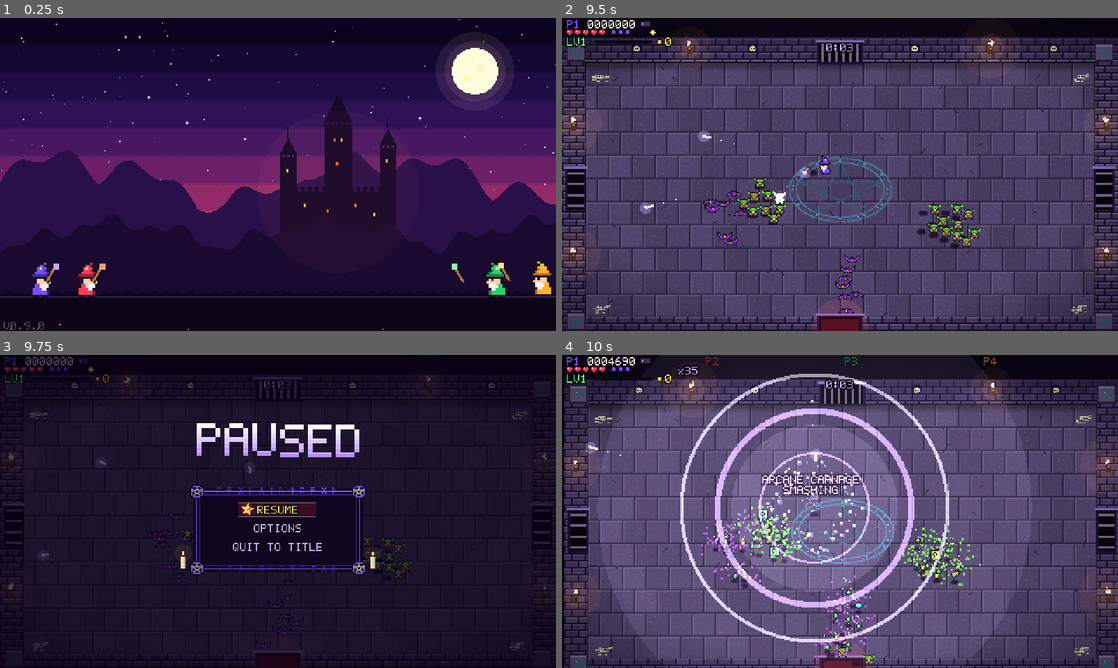
Above: before the commit, frames 1-4 (two rows, left to right).
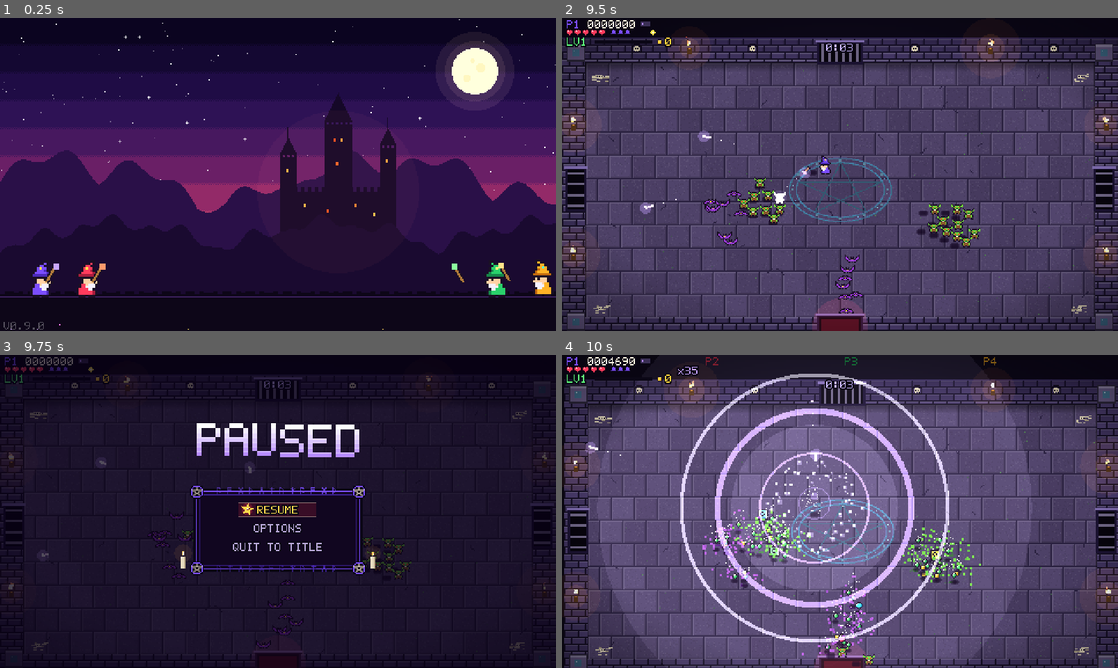
Above: after the commit, the same moments.

Repository: Proximo0/MagicSmash
Game: Godot game, scene res://game/main.tscn
The game is run twice, just before and just after one commit, with the same random seed, the same clock (stepped at 60 frames per second) and the same inputs.
Inputs (mouse positions are in pixels of both pictures, inside the frame that each line leads up to):
- Up to frame 1 (0.25 s): no input
- Up to frame 2 (9.5 s): tap Enter at 0.5, 2.1, 6.6 s; move the mouse to (962, 158) at 0.52 s; hold Right 0.53-1.25 s; tap P at 0.6, 5.1 s; click (962, 158) at 0.67 s; tap Space at 0.77, 3.77, 6.77 s; drag from (728, 190) to (812, 237) at 1.27 s; move the mouse to (895, 105) at 2.02 s; hold Right 2.03-2.75 s; drag from (812, 237) to (673, 127) at 2.77 s; move the mouse to (1006, 221) at 3.52 s; hold Left 3.53-4.25 s; tap Z at 3.6, 8.1 s; drag from (673, 127) to (756, 96) at 4.27 s; move the mouse to (867, 174) at 5.02 s; hold Down 5.03-5.75 s; click (867, 174) at 5.17 s; drag from (756, 96) to (728, 190) at 5.77 s; move the mouse to (962, 158) at 6.52 s; hold Up 6.53-7.25 s; drag from (728, 190) to (812, 237) at 7.27 s; move the mouse to (895, 105) at 8.02 s; hold Down 8.03-8.75 s; drag from (812, 237) to (673, 127) at 8.77 s
- Up to frame 3 (9.75 s): move the mouse to (444, 558) at 9.52 s; hold Up from 9.53 s (still down); tap P at 9.6 s; click (444, 558) at 9.67 s
- Up to frame 4 (10 s): keep holding Up; tap Space at 9.77 s

Frames 1-3 are identical in both runs. In frame 4, 2.0% of the frame differs, in the area x 25-74%, y 38-97%.

Commit message:
Big fights stay readable: early combo calls sparkle instead of shouting, small score popups go quiet
Co-Authored-By: Claude Opus 5.5 <noreply@anthropic.com>
Claude-Session: https://claude.ai/code/session_01Mr779yQiKfgnxCHZUAtBUk

Diff:
--- a/game/arena/arena.gd
+++ b/game/arena/arena.gd
@@ -14,6 +14,10 @@
 const RUNE_FADE := 0.4
 const ENEMY_KEYS := ["goblin", "skeleton", "slime", "mslime", "bat", "orc", "mage", "lich", "wraith", "tome", "gargoyle", "priest"]
 ## Shadow width under each enemy type (bats and wraiths float without one).
+## The smallest combo call written over a wizard; smaller ones only sparkle.
+const COMBO_WORDS := 50
+## The smallest score popup written over a pickup.
+const SCORE_WORDS := 1000
 const ENEMY_SHADOW := [10, 10, 12, 8, 8, 14, 10, 26, 0, 10, 14, 10]
 const ENEMY_ANIM := [7.0, 5.0, 0.0, 6.0, 12.0, 4.0, 3.0, 2.0, 3.0, 9.0, 6.0, 2.5]
 const PICKUP_KEYS := ["coin", "gem", "potion", "tome_fire", "tome_frost", "tome_storm", "tome_star", "boot", "tome_orbit", "xp", "chest",
@@ -561,7 +565,9 @@
 				if PICKUP_NAMES[k] != "":
 					fx.text(pos + Vector2(0, -12), PICKUP_NAMES[k], _pickup_color(k), 1.4)
 			World.EV_SCORE:
-				fx.text(pos, "+%d" % int(ev[3]), Color("ffe58a"), 0.7)
+				# Gems and coins score all the time; only the big pickups get a number, so the floor stays readable.
+				if int(ev[3]) >= SCORE_WORDS:
+					fx.text(pos, "+%d" % int(ev[3]), Color("ffe58a"), 0.7)
 			World.EV_HURT:
 				fx.burst(pos, 14, 110.0, 0.4, 2.0, Color.WHITE, Color("ff2a4a"), true)
 				Sfx.play("hurt")
@@ -701,9 +707,14 @@
 				var col := G.player_fx(int(ev[4]))
 				# One call over the wizard who made it; big only for the rare x100 and beyond.
 				var who: Vector2 = vp[int(ev[4])].pos if vp.has(int(ev[4])) else pos
-				fx.text(who + Vector2(0, -22), World.COMBO_CALLS.get(int(ev[3]), "COMBO!"), col, 1.3,
-					2 if int(ev[3]) >= 100 else 1)
-				Sfx.play("powerup", -2.0, 1.2)
+				# The early calls come every few seconds in a big horde: a spark and a chime, so words stay rare.
+				if int(ev[3]) < COMBO_WORDS:
+					fx.sparkle(who + Vector2(0, -10), col, 8)
+					Sfx.play("powerup", -8.0, 1.4)
+				else:
+					fx.text(who + Vector2(0, -22), World.COMBO_CALLS.get(int(ev[3]), "COMBO!"), col, 1.3,
+						2 if int(ev[3]) >= 100 else 1)
+					Sfx.play("powerup", -2.0, 1.2)
 			World.EV_SPAWN:
 				fx.teleport(pos, G.player_color(int(ev[3])))
 				fx.ring(pos + Vector2(0, -6), 1.0, 30.0, 0.5, G.player_fx(int(ev[3])), 2.0)
